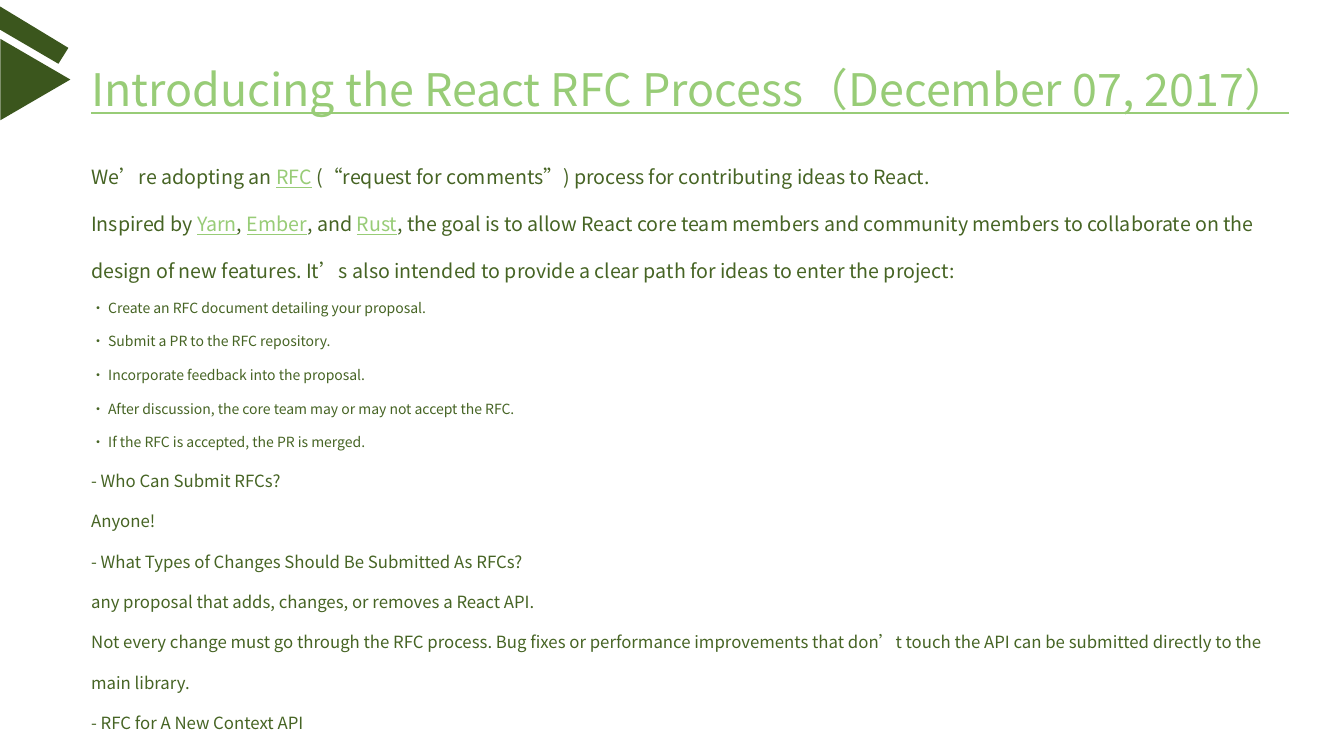
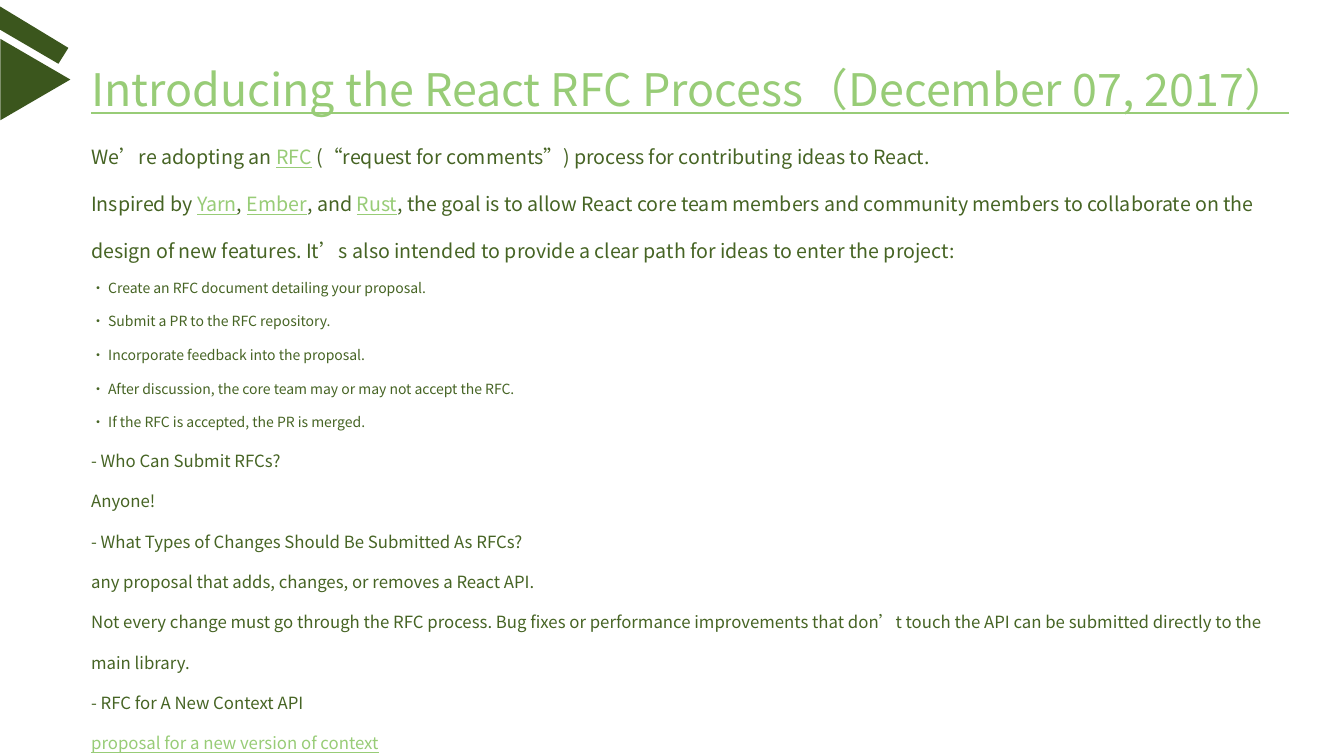
Before and after one commit to freeethy/blog, a slide deck: slide 19 of react/react发展史.pptx. Drawn at 1344x756 pixels with LibreOffice and Linux fonts; fonts in the diff are those of the drawing. Boxes give left, top, right and bottom in pixels: in the first picture for what was removed or moved away, otherwise in the second. Text is boxed around its words. In the diff, an @@ line names an element or a change of style, - is before the commit and + after.

```diff
--- a/react/react发展史.pptx
+++ b/react/react发展史.pptx
@@ text "We’re adopting an RFC (“request ...": place and size @@
-text "We’re adopting an RFC (“request ..." at [91,167,1261,729]
+text "We’re adopting an RFC (“request ..." at [91,147,1261,753]
@@ text at [91,735,378,753]: paragraph added @@
+proposal for a new version of context
```
Also in this commit, not shown: 2 other slides changed, 3 other files.
